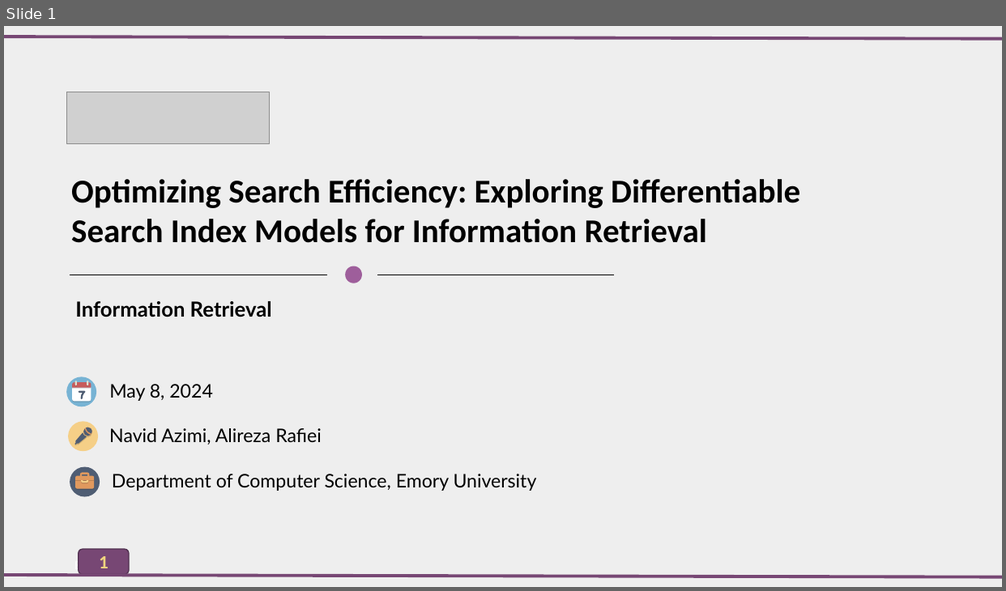
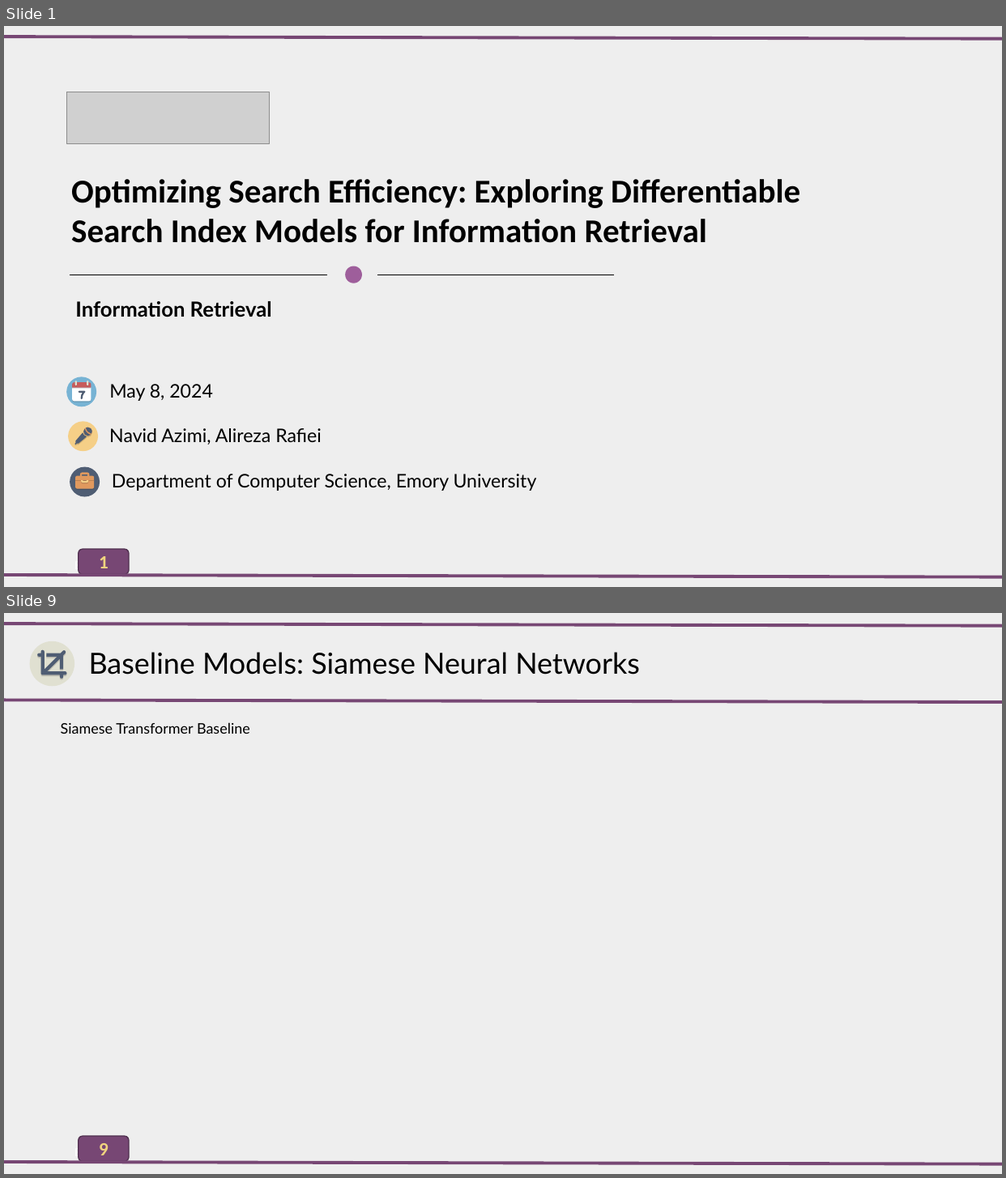
Before and after one commit to AlirezaAccelerates/IR_DSI_project, a slide deck: D/[P] Information Retrieval Project.pptx. Shown one above the other, each under a label of ours: slide 1 before the commit, slides 1 and 9 after it; the slides between them are not shown. The pictures are 1006x591 and 1006x1178 pixels, drawn with LibreOffice and Linux fonts; fonts in the diff are those of the drawing; grey boxes stand for pictures. Boxes give left, top, right and bottom in pixels: in the first picture for what was removed or moved away, otherwise in the second. Text is boxed around its words. In the diff, an @@ line names an element or a change of style, - is before the commit and + after.

```diff
--- a/D/[P] Information Retrieval Project.pptx
+++ b/D/[P] Information Retrieval Project.pptx
@@ slide 9 added at (4,613,1002,1174), background #EEEEEE; not listed: 1 template element that a slide beside it also shows @@
@@ line added from (4, 624) to (1002, 626), #764674 3 pt @@
@@ ellipse added at (29,641,74,687), fill #E0E0D1 @@
@@ freeform shape added at (38,651,67,679), fill #BAB9AE @@
@@ freeform shape added at (38,649,67,678), fill #4F5D73 @@
@@ text added at (89,652,640,675), 28 pt, text #000000 @@
+Baseline Models: Siamese Neural Networks
@@ line added from (4, 700) to (1002, 702), #764674 3 pt @@
@@ text added at (61,722,250,734), 14 pt, text #000000 @@
+Siamese Transformer Baseline
@@ rounded rectangle added at (78,1136,128,1161), fill #764674, outline #4F2F4E 1 pt, 18 pt, text #F0D47F, bold @@
+9
@@ line added from (4, 1162) to (1002, 1165), #764674 3 pt @@
```
Also in this commit, not shown: 16 other slides added, 1 slide removed, 1 other file.
